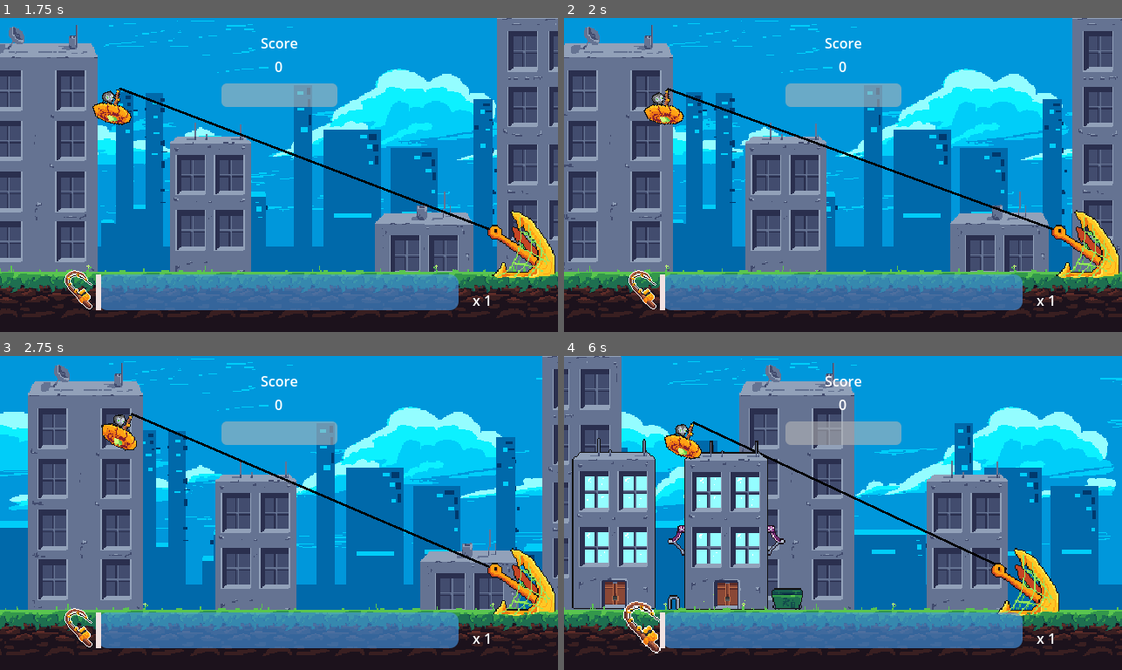
Above: before the commit, frames 1-4 (two rows, left to right).
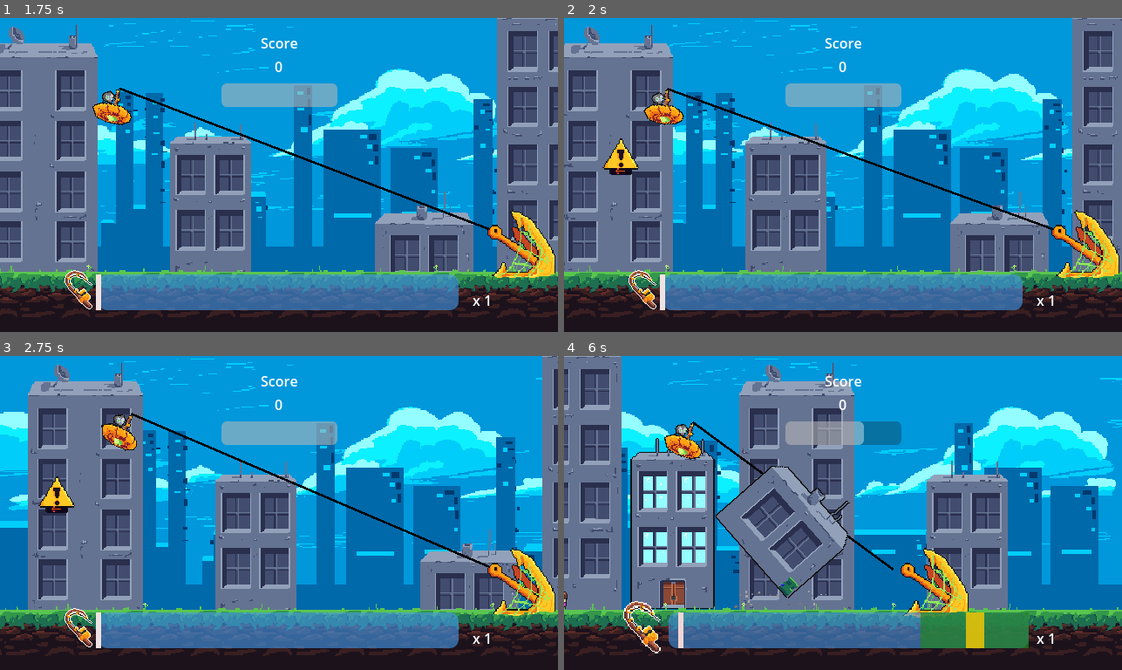
Above: after the commit, the same moments.

Repository: Tenes/mini-jam-153
Game: Godot game, scene res://Scenes/main_menu_scene.tscn
Same seed, same stepped clock (60 frames per second), same inputs: the game is played once before the commit and once after it. Sound files missing from this copy of the repository are replaced by a short silence.
Inputs (mouse positions are in pixels of both pictures, inside the frame that each line leads up to):
- Up to frame 1 (1.75 s): click "Start" at 0.5 s; move the mouse to (401, 159) at 1.27 s; click (401, 159) at 1.35 s
- Up to frame 2 (2 s): no input
- Up to frame 3 (2.75 s): move the mouse to (167, 528) at 2.02 s; click (167, 528) at 2.1 s
- Up to frame 4 (6 s): move the mouse to (898, 443) at 2.77 s; click (898, 443) at 2.85 s; move the mouse to (815, 575) at 3.52 s; click (815, 575) at 3.6 s; move the mouse to (1010, 560) at 4.27 s; click (1010, 560) at 4.35 s; move the mouse to (675, 465) at 5.02 s; click (675, 465) at 5.1 s; move the mouse to (870, 513) at 5.77 s; click (870, 513) at 5.85 s

Frame 1 is identical in both runs. In frame 2, 0.4% of the frame differs, in the area x 6-14%, y 38-50%; in frame 3, 0.4%; in frame 4, 21%, in the area x 0-89%, y 20-94%.

Commit message:
Added warning and new building

Diff:
--- a/Models/Building/building_2.tscn
+++ b/Models/Building/building_2.tscn
@@ -3,10 +3,10 @@
 [ext_resource type="PackedScene" uid="uid://d3y1fcp46ao6c" path="res://Models/Building/building.tscn" id="1_hkqia"]
 [ext_resource type="PackedScene" uid="uid://bga0jmmjnm1f3" path="res://Models/Particles/capture_particles_explosion01.tscn" id="2_ux4f7"]
 [ext_resource type="PackedScene" uid="uid://bsxu8ugs0g6ob" path="res://Models/Particles/capture_particles.tscn" id="3_qbxao"]
-[ext_resource type="Texture2D" uid="uid://cx372w7356v1x" path="res://Assets/Buildings/Building_03.png" id="4_rr8ew"]
+[ext_resource type="Texture2D" uid="uid://b5sd0uko07uv5" path="res://Assets/Buildings/Building_04.png" id="4_1rn8x"]
 
 [sub_resource type="RectangleShape2D" id="RectangleShape2D_8fe38"]
-size = Vector2(95, 127)
+size = Vector2(88, 78)
 
 [node name="Interactable" instance=ExtResource("1_hkqia")]
 startSuccess = 75
@@ -15,9 +15,9 @@
 scoreValue = 65
 
 [node name="Shape" parent="Hitbox" index="0"]
-position = Vector2(11.5, 0.5)
+position = Vector2(0, 25)
 shape = SubResource("RectangleShape2D_8fe38")
 
 [node name="Sprite" parent="." index="1"]
-position = Vector2(4, -10)
-texture = ExtResource("4_rr8ew")
+position = Vector2(1, 20)
+texture = ExtResource("4_1rn8x")
--- a/Models/UI/ActionProgressBar/action_progress_bar.gd
+++ b/Models/UI/ActionProgressBar/action_progress_bar.gd
@@ -67,6 +67,7 @@
 
 func reset(speed = 0):
 	value = 0
+	current_pourcentage = -1
 	current_speed = speed
 
 func spawn_great_success_particle():
--- a/Scenes/city_scene.tscn
+++ b/Scenes/city_scene.tscn
@@ -6,6 +6,9 @@
 [ext_resource type="PackedScene" uid="uid://djreke1bdr6mw" path="res://Models/UI/ui.tscn" id="4_d0i3i"]
 [ext_resource type="PackedScene" uid="uid://de4oqte1nvre1" path="res://Models/Decor/parallax_container_node_2d.tscn" id="5_1sjta"]
 [ext_resource type="Texture2D" uid="uid://dpn5qclfxhsak" path="res://Assets/Extraterrestre_02_50.png" id="6_yb2po"]
+[ext_resource type="Shader" path="res://Shaders/blink.gdshader" id="7_86i8r"]
+[ext_resource type="Texture2D" uid="uid://cbh4pfjtbna7u" path="res://Assets/warning.png" id="8_nwfot"]
+[ext_resource type="AudioStream" uid="uid://brfaa2ken7as5" path="res://Assets/Sounds/warning_1.mp3" id="9_xrqld"]
 
 [sub_resource type="Animation" id="Animation_lqm1x"]
 resource_name = "wobbling"
@@ -40,6 +43,9 @@
 _data = {
 "wobbling": SubResource("Animation_lqm1x")
 }
+
+[sub_resource type="ShaderMaterial" id="ShaderMaterial_r0f8h"]
+shader = ExtResource("7_86i8r")
 
 [node name="CityScene" type="Node"]
 script = ExtResource("1_mbhew")
@@ -80,8 +86,8 @@
 one_shot = true
 
 [node name="Extraterrestre02" type="Sprite2D" parent="GameScreen"]
-position = Vector2(251.784, 178.349)
-rotation = -0.0252392
+position = Vector2(241.908, 184.035)
+rotation = -0.240079
 scale = Vector2(-1, 1)
 texture = ExtResource("6_yb2po")
 
@@ -159,5 +165,18 @@
 layout_mode = 2
 text = "Main menu"
 
+[node name="WarningPanel" type="Sprite2D" parent="."]
+visible = false
+material = SubResource("ShaderMaterial_r0f8h")
+position = Vector2(197, 235)
+texture = ExtResource("8_nwfot")
+
+[node name="AudioStreamPlayer" type="AudioStreamPlayer" parent="."]
+stream = ExtResource("9_xrqld")
+volume_db = -5.0
+pitch_scale = 0.76
+
 [connection signal="ready" from="GameScreen/Extraterrestre02/AnimationPlayer" to="GameScreen/Extraterrestre02/AnimationPlayer" method="play" binds= ["wobbling"]]
 [connection signal="pressed" from="EndScreen/HBoxContainer/VBoxContainer/MainMenuButton" to="." method="_on_main_menu_button_pressed"]
+[connection signal="draw" from="WarningPanel" to="AudioStreamPlayer" method="play"]
+[connection signal="ready" from="WarningPanel" to="WarningPanel" method="hide"]
--- a/Scripts/city_scene.gd
+++ b/Scripts/city_scene.gd
@@ -9,12 +9,14 @@
 @onready var final_score: Label = $EndScreen/HBoxContainer/VBoxContainer/FinalScore
 @onready var final_multiplier: Label = $EndScreen/HBoxContainer/VBoxContainer/FinalMultiplier
 @onready var hidden_multiplicator: Label = $EndScreen/HBoxContainer/VBoxContainer/HiddenMultiplicator
-@export var waveDownTimer: float = 1.5;
+@export var waveDownTimer: float = 1;
+@onready var warning_panel = $WarningPanel
+
 var interactables : Array[Interactable] = [];
 var difficultyMultiplier:  = 1.0;
 const waveTimerSpawnRate : Array[float] = [0.9, 1, 1, 1.5, 1.25];
-const waveDifficulty : Array[float] = 	[0.75, 1, 1.25, 2.25, 1.75];
-const waveLength: Array[float] = [15, 10, 10, 5, 8];
+const waveDifficulty : Array[float] = [0.75, 1, 1.25, 2.25, 1.75];
+const waveLength: Array[float] = [30, 20, 15, 5, 12];
 var currentWave: int;
 var spawnedEnnemies: float;
 var currentWaveLength: float;
@@ -75,6 +77,12 @@
 	spawnTimer.timeout.connect(interactableSpawner);
 	spawnTimer.start();
 	currentWaveLength =  waveLength[currentWave];
+	show_warning()
+
+func show_warning():
+	warning_panel.visible = true
+	await get_tree().create_timer(3.0).timeout;
+	warning_panel.visible = false
 
 func updateRemainingWaveLength() -> void:
 	currentWaveLength -= 1;
--- /dev/null
+++ b/Shaders/blink.gdshader
@@ -0,0 +1,17 @@
+shader_type canvas_item;
+
+void vertex() {
+	// Called for every vertex the material is visible on.
+}
+
+void fragment() {
+	vec4 tex = texture(TEXTURE,UV);
+	tex.a = mix(tex.a,0.0,step(sin(TIME*7.0),0.0));
+	COLOR = tex;
+	// Called for every pixel the material is visible on.
+}
+
+//void light() {
+	// Called for every pixel for every light affecting the CanvasItem.
+	// Uncomment to replace the default light processing function with this one.
+//}
--- a/project.godot
+++ b/project.godot
@@ -37,6 +37,11 @@
 ]
 }
 
+[layer_names]
+
+2d_physics/layer_1="scanner"
+2d_physics/layer_2="capture"
+
 [rendering]
 
 textures/canvas_textures/default_texture_filter=0
Binary file added: Assets/Buildings/Building_04.png
Not shown, added: Assets/Buildings/Building_04.png.import
Not shown, added: Assets/Sounds/warning_1.mp3.import
Binary file added: Assets/warning.png
Not shown, added: Assets/warning.png.import
Not shown: 1 places in Scenes/city_scene.tscn that only renumber resources
Not shown, added: Assets/Sounds/warning_1.mp3
